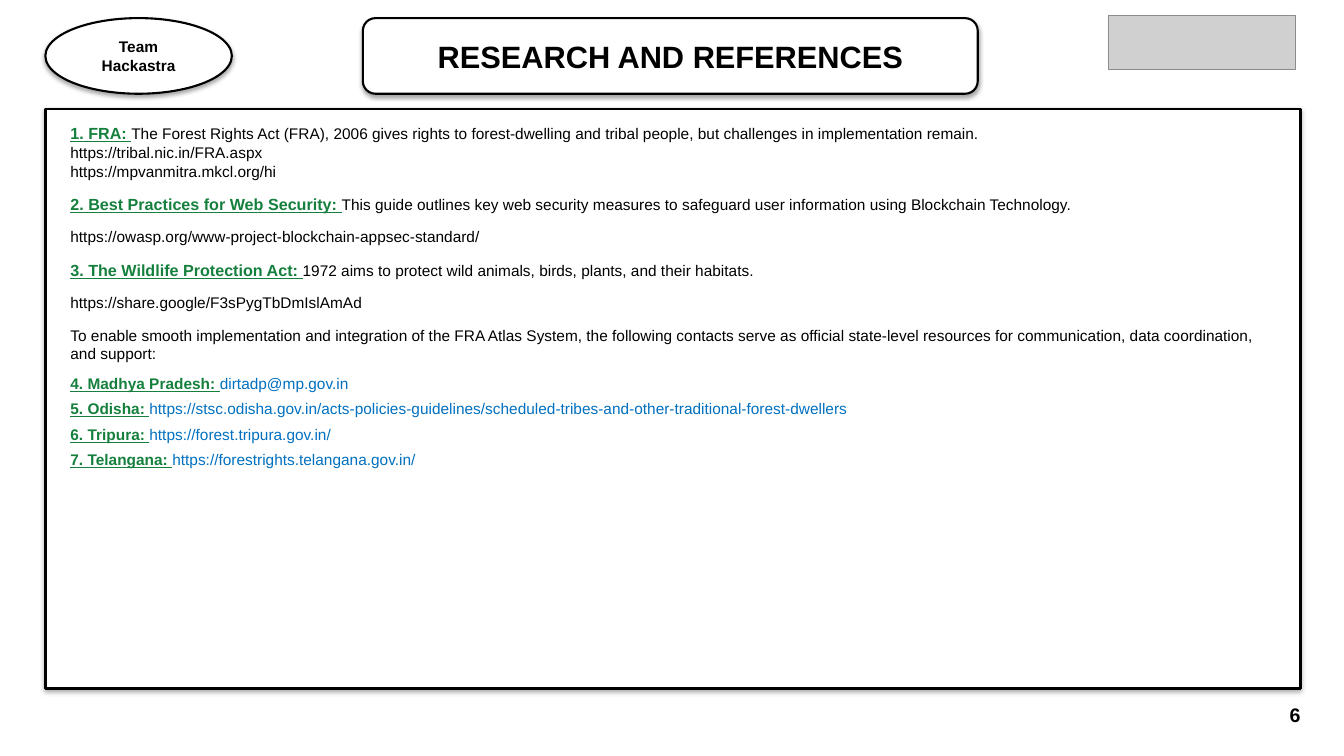
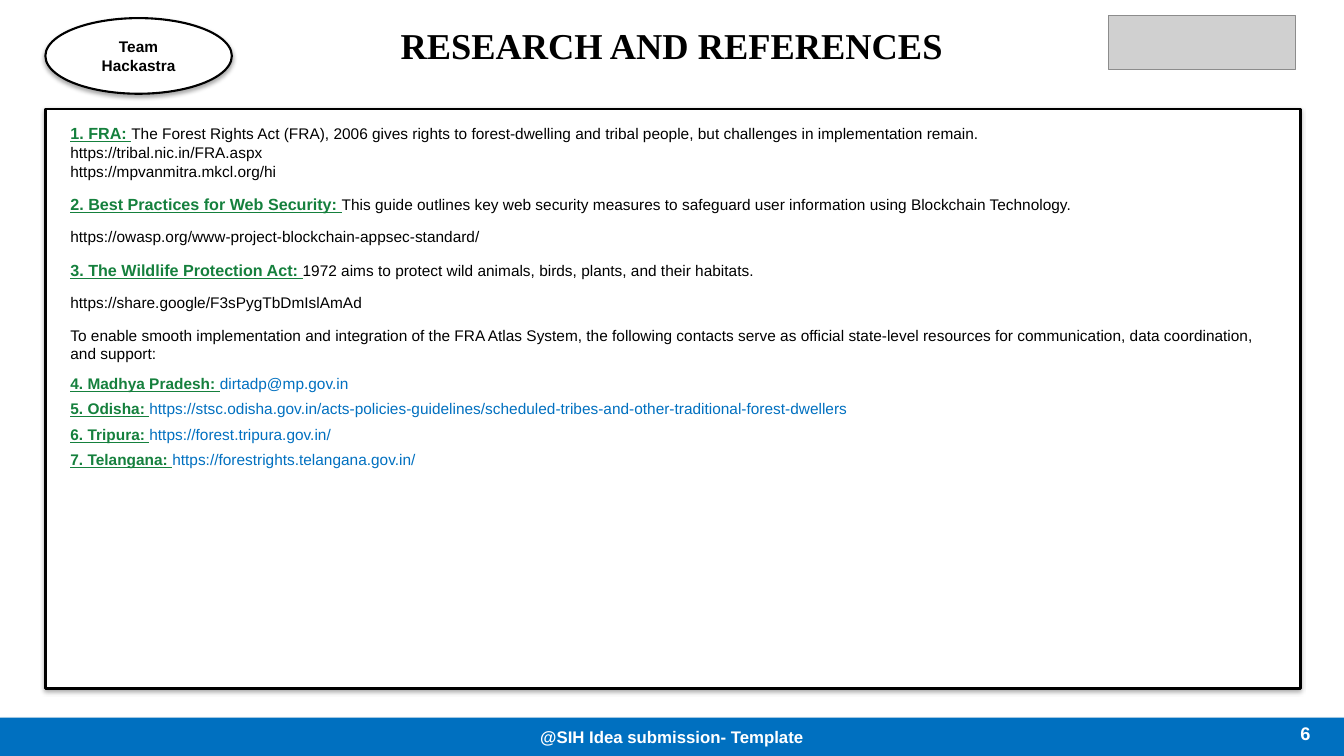
Before and after one commit to ShrilCarpenter/VirasatX, a slide deck: slide 6 of sih_presentation/SIH_Hackastra_Exact_Submission.pptx. Drawn at 1344x756 pixels with LibreOffice and Linux fonts; fonts in the diff are those of the drawing; grey boxes stand for pictures. Boxes give left, top, right and bottom in pixels: in the first picture for what was removed or moved away, otherwise in the second. Text is boxed around its words. In the diff, an @@ line names an element or a change of style, - is before the commit and + after.

Commit message:
feat(sih_presentation): match exact 1:1 structure and layout of official SIH 2026 idea presentation template

```diff
--- a/sih_presentation/SIH_Hackastra_Exact_Submission.pptx
+++ b/sih_presentation/SIH_Hackastra_Exact_Submission.pptx
@@ text "RESEARCH AND REFERENCES": place and size @@
-text "RESEARCH AND REFERENCES" at bbox=[363, 18, 978, 94]
+text "RESEARCH AND REFERENCES" at bbox=[401, 35, 943, 60]
@@ text "RESEARCH AND REFERENCES" at bbox=[401, 35, 943, 60]: size 22 to 26 pt, font Arial to Times New Roman; vertical alignment middle to top; fill #FFFFFF to none; outline #000000 1.5 pt to none; shadow off @@
@@ rectangle added at bbox=[0, 718, 1344, 756], fill #0070C0, 12 pt, text #FFFFFF, bold @@
+@SIH Idea submission- Template
@@ text "6": place and size @@
-text "6" at bbox=[1290, 708, 1301, 722]
+text "6" at bbox=[1300, 727, 1310, 740]
@@ text "6" at bbox=[1300, 727, 1310, 740]: size 14 to 13 pt, text colour #000000 to #FFFFFF @@
```
Also in this commit, not shown: 4 other slides changed, 19 other files.
